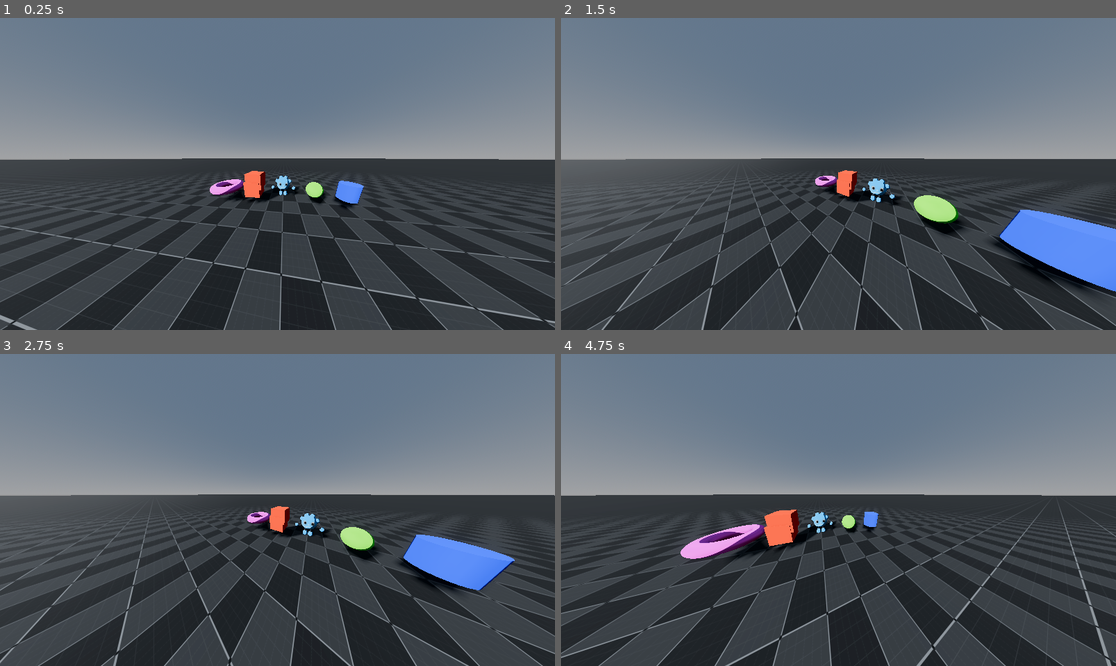
Above: before the commit, frames 1-4 (two rows, left to right).
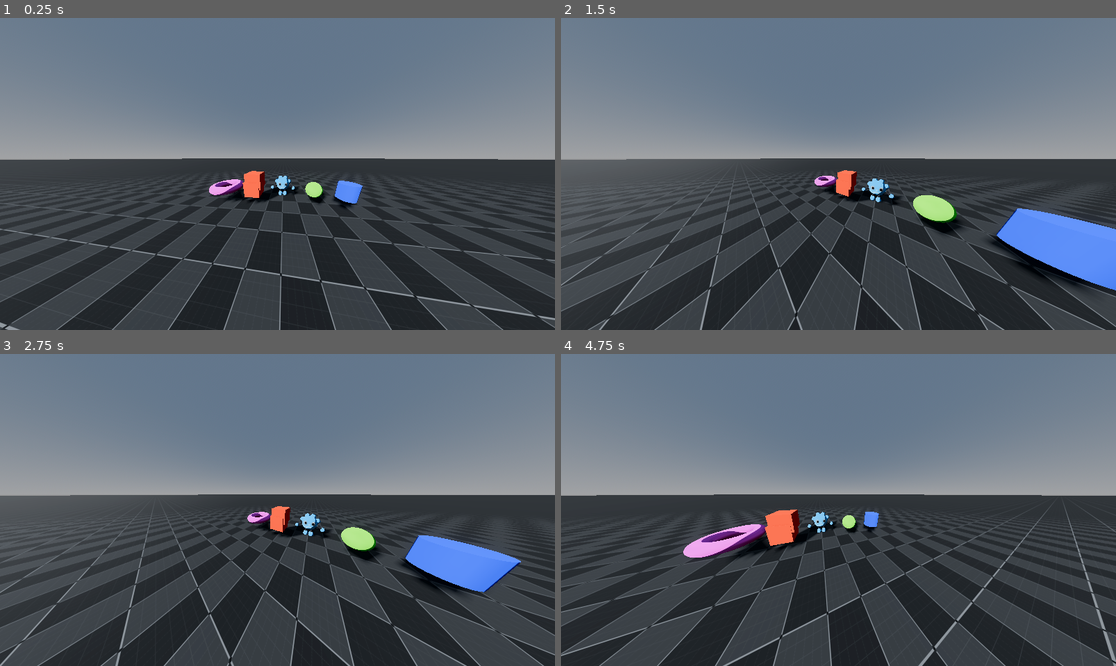
Above: after the commit, the same moments.

Repository: Decapitated/Compositor-Effect-Playground
Game: Godot game, scene res://panini_effect/panini_effect.tscn
Two runs of this game, one before a commit and one after it. Both use one fixed random seed, a clock stepped at 60 frames per second and the inputs below. The project has no main scene, so this scene is started directly.
Inputs:
- Up to frame 1 (0.25 s): no input
- Up to frame 2 (1.5 s): no input
- Up to frame 3 (2.75 s): no input
- Up to frame 4 (4.75 s): no input

The runs differ from the first frame. In frame 1, 2.1% of the frame differs, in the area x 0-100%, y 44-100%; in frame 2, 2.3%; in frame 3, 2.6%; in frame 4, 2.7%.
Error before the commit: Cannot call method 'sampler_create' on a null value. (res://panini_effect/panini/panini.gd:30)
Error after the commit: Cannot call method 'sampler_create' on a null value. (res://panini_effect/panini/panini.gd:36)

Commit message:
basic panini working properly

Diff:
--- a/panini_effect/panini/panini.gd
+++ b/panini_effect/panini/panini.gd
@@ -2,12 +2,18 @@
 class_name PaniniEffect extends CompositorEffect
 
 @export_range(0.0, 1.0, 0.001, "or_greater") var curvature: float = 1.0
+@export_range(0.0, 1.0, 0.001, "or_greater") var crop: float = 1.0
+@export_range(0.0, 1.0, 0.001, "or_greater") var squash: float = 1.0
 
 var _rd: RenderingDevice = null
 
 var _shader: RID
 var _pipeline: RID
 var _linear_sampler: RID
+
+var _texture_format: RDTextureFormat = RDTextureFormat.new()
+var _texture: RID
+var output_texture: Texture2DRD = Texture2DRD.new()
 
 var _cache_shader_code := ""
 
@@ -25,8 +31,8 @@
     _rd = RenderingServer.get_rendering_device()
 
     var linear_sampler_state: RDSamplerState = RDSamplerState.new()
-    linear_sampler_state.min_filter = RenderingDevice.SAMPLER_FILTER_NEAREST
-    linear_sampler_state.mag_filter = RenderingDevice.SAMPLER_FILTER_NEAREST
+    linear_sampler_state.min_filter = RenderingDevice.SAMPLER_FILTER_LINEAR
+    linear_sampler_state.mag_filter = RenderingDevice.SAMPLER_FILTER_LINEAR
     _linear_sampler = _rd.sampler_create(linear_sampler_state)
 
 func _notification(what: int) -> void:
@@ -35,6 +41,8 @@
             _rd.free_rid(_shader)
         if _linear_sampler.is_valid():
             _rd.free_rid(_linear_sampler)
+        if _texture.is_valid():
+            _rd.free_rid(_texture)
 
 func _render_callback(_effect_callback_type: int, render_data: RenderData) -> void:
     _check_shader()
@@ -64,6 +72,10 @@
     if size.x == 0 && size.y == 0:
         return
 
+    if !output_texture.texture_rd_rid.is_valid() || \
+            _texture_format.width != size.x || _texture_format.height != size.y:
+        _create_output_texture(size.x, size.y)
+
     @warning_ignore("integer_division")
     var x_groups: int = (size.x - 1) / 16 + 1
     @warning_ignore("integer_division")
@@ -71,10 +83,10 @@
     var z_groups: int = 1
 
     var push_constant := PackedVector4Array([
-        Vector4(
-            size.x, size.y, # Raster Size
-            0.0,            # View
-            curvature)
+        Vector4(size.x, size.y, # Raster Size
+                0.0,            # View
+                0.0),           # Pass
+        Vector4(curvature, crop, squash, 0.0)
     ])
     var scene_data_uniform_buffer: RID = scene_data.get_uniform_buffer()
     # Run compute for each view.
@@ -103,9 +115,20 @@
         color_uniform.uniform_type = RenderingDevice.UNIFORM_TYPE_IMAGE
         color_uniform.binding = 1
         color_uniform.add_id(color_image)
+        # Output Image
+        var output_uniform := RDUniform.new()
+        output_uniform.uniform_type = RenderingDevice.UNIFORM_TYPE_IMAGE
+        output_uniform.binding = 2
+        output_uniform.add_id(_texture)
         #endregion
 
-        var uniform_set_0: RID = UniformSetCacheRD.get_cache(_shader, 0, [scene_data_uniform, color_uniform])
+        var uniform_set_0: RID = UniformSetCacheRD.get_cache(_shader, 0, [scene_data_uniform, color_uniform, output_uniform])
+
+        # Pass 0
+        _run_compute(uniform_set_0, push_constant, x_groups, y_groups, z_groups)
+
+        # Pass 1
+        push_constant[0].w = 1.0
         _run_compute(uniform_set_0, push_constant, x_groups, y_groups, z_groups)
 
 #region Shader
@@ -144,6 +167,24 @@
     return new_shader
 #endregion
 
+func _create_output_texture(width: int, height: int) -> void:
+    _texture_format = RDTextureFormat.new()
+    _texture_format.width = width
+    _texture_format.height = height
+    _texture_format.format = RenderingDevice.DATA_FORMAT_R32G32B32A32_SFLOAT
+    _texture_format.usage_bits = \
+        RenderingDevice.TEXTURE_USAGE_INPUT_ATTACHMENT_BIT | \
+        RenderingDevice.TEXTURE_USAGE_STORAGE_BIT  | \
+        RenderingDevice.TEXTURE_USAGE_COLOR_ATTACHMENT_BIT | \
+        RenderingDevice.TEXTURE_USAGE_SAMPLING_BIT
+
+    var new_texture := _rd.texture_create(_texture_format, RDTextureView.new())
+    output_texture.texture_rd_rid = new_texture
+
+    if _texture.is_valid():
+        _rd.free_rid(_texture)
+    _texture = new_texture
+
 func _run_compute(uniform_set_0: RID, push_constant: PackedVector4Array, x_groups: int, y_groups: int, z_groups: int) -> void:
     var compute_list: int = _rd.compute_list_begin()
     _rd.compute_list_bind_compute_pipeline(compute_list, _pipeline)
--- a/panini_effect/panini_compositor.tres
+++ b/panini_effect/panini_compositor.tres
@@ -10,6 +10,9 @@
 needs_motion_vectors = false
 needs_normal_roughness = false
 script = ExtResource("1_qyjch")
+curvature = 100.0
+crop = 0.825
+squash = 0.825
 metadata/_custom_type_script = "uid://m7iavldn4um3"
 
 [resource]
--- a/project.godot
+++ b/project.godot
@@ -23,6 +23,7 @@
 [physics]
 
 3d/physics_engine="Jolt Physics"
+common/physics_interpolation=true
 
 [rendering]
 
Not shown, changed: panini_effect/panini/panini.comp.glsl
